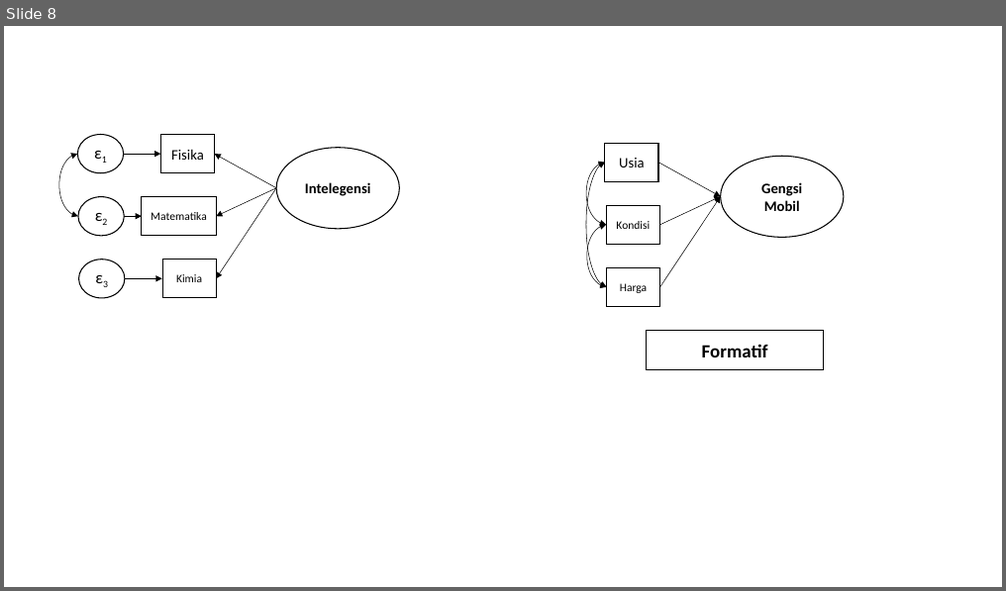
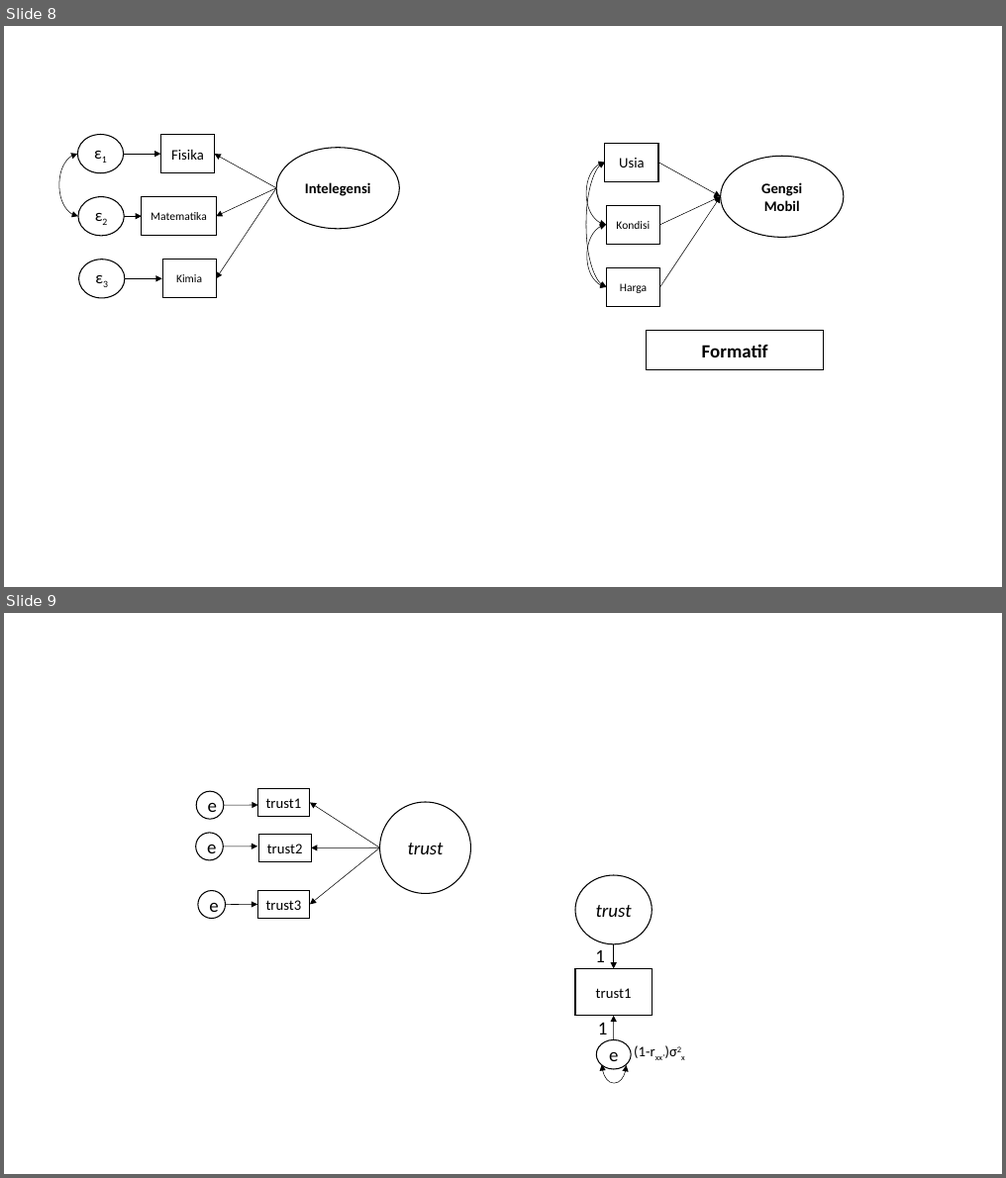
Before and after one commit to rameliaz/mg-sem-workshop, a slide deck: gambar.pptx. Shown one above the other, each under a label of ours: slide 8 before the commit, slides 8 and 9 after it. The pictures are 1006x591 and 1006x1178 pixels, drawn with LibreOffice and Linux fonts; fonts in the diff are those of the drawing. Boxes give left, top, right and bottom in pixels: in the first picture for what was removed or moved away, otherwise in the second. Text is boxed around its words. In the diff, an @@ line names an element or a change of style, - is before the commit and + after.

```diff
--- a/gambar.pptx
+++ b/gambar.pptx
@@ slide 9 added at <box>4,613,1002,1174</box>, background #FFFFFF @@
@@ rectangle added at <box>257,789,310,817</box>, outline #000000 1 pt, 14 pt, text #000000 @@
+trust1
@@ ellipse added at <box>196,791,224,819</box>, outline #000000 1 pt, 18 pt, text #000000 @@
+e
@@ arrow added from (224, 805) to (257, 805), #000000 0.5 pt @@
@@ arrow added from (380, 848) to (310, 802), #000000 0.5 pt @@
@@ ellipse added at <box>380,802,471,894</box>, outline #000000 1 pt, 18 pt, text #000000, italic @@
+trust
@@ ellipse added at <box>196,833,224,861</box>, outline #000000 1 pt, 18 pt, text #000000 @@
+e
@@ arrow added from (224, 847) to (257, 847), #000000 0.5 pt @@
@@ rectangle added at <box>258,835,311,862</box>, outline #000000 1 pt, 14 pt, text #000000 @@
+trust2
@@ arrow added from (380, 848) to (310, 904), #000000 0.5 pt @@
@@ arrow added from (380, 848) to (311, 848), #000000 0.5 pt @@
@@ ellipse added at <box>198,891,226,919</box>, outline #000000 1 pt, 18 pt, text #000000 @@
+e
@@ arrow added from (226, 905) to (257, 904), #000000 0.5 pt @@
@@ rectangle added at <box>257,891,310,919</box>, outline #000000 1 pt, 14 pt, text #000000 @@
+trust3
@@ group added at <box>575,875,712,1083</box>: 5 ellipses, 2 arrows, 1 rectangle, 1 curved double arrow @@
+trust
+trust1
+e
+1
+1
+(1-rxx’)σ2x
```
Also in this commit, not shown: 1 slide changed, 1 slide removed, 28 other files.
